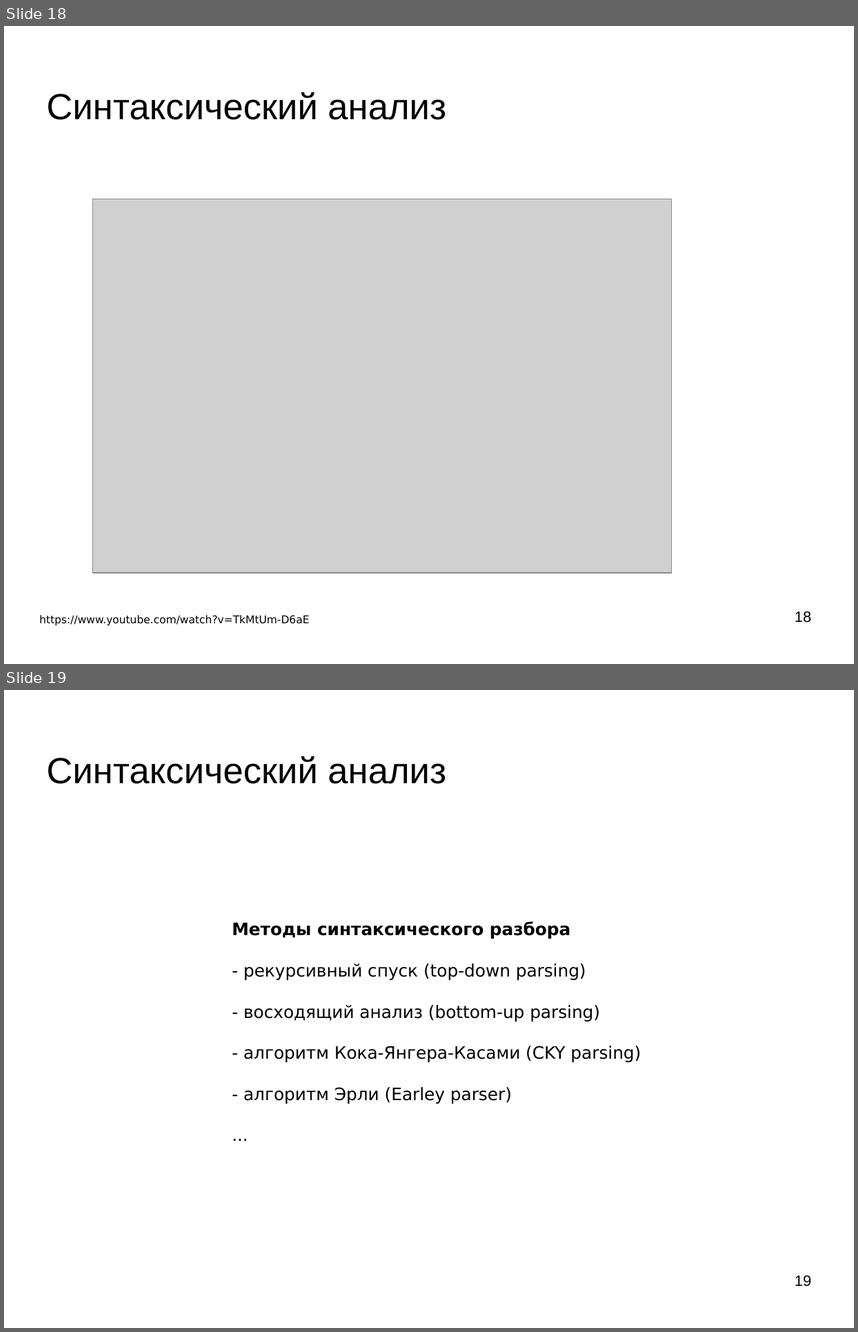
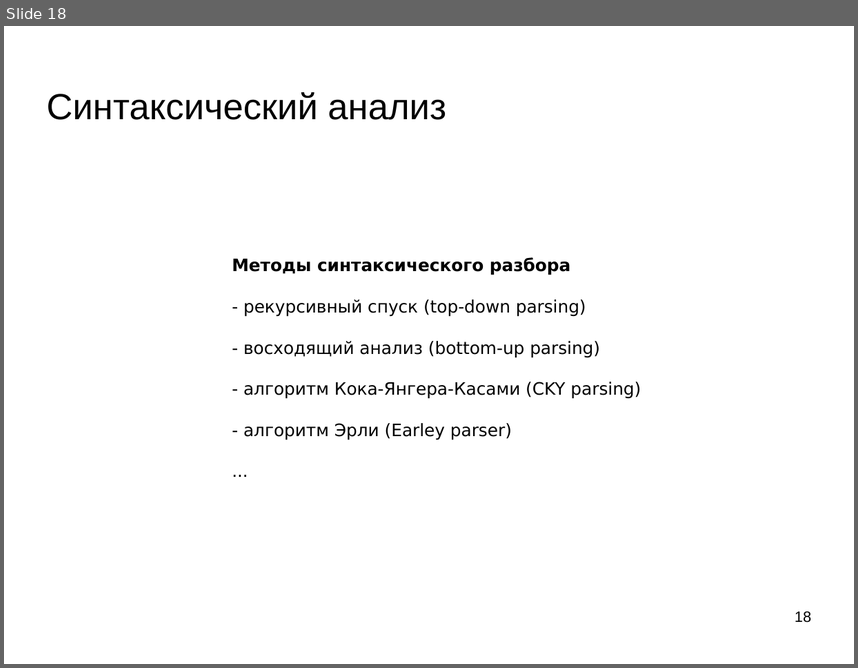
Before and after one commit to mechanoid5/ml_nlp_2024_I, a slide deck: 04-synt-grammar.odp. Shown one above the other, each under a label of ours: slides 18 and 19 before the commit, slide 18 after it. The pictures are 858x1332 and 858x668 pixels, drawn with LibreOffice and Linux fonts; fonts in the diff are those of the drawing; grey boxes stand for pictures; background and template pictures are left out. Boxes give left, top, right and bottom in pixels: in the first picture for what was removed or moved away, otherwise in the second. Text is boxed around its words. In the diff, an @@ line names an element or a change of style, - is before the commit and + after.

```diff
--- a/04-synt-grammar.odp
+++ b/04-synt-grammar.odp
@@ slide 18 removed at (4, 26, 854, 664), background picture (left out) @@
@@ title removed at (47, 92, 446, 120) @@
-Синтаксический анализ
@@ picture removed at (93, 198, 672, 572) @@
@@ text removed at (39, 615, 309, 626) @@
-https://www.youtube.com/watch?v=TkMtUm-D6aE
@@ page number removed at (795, 611, 811, 622) @@
-18
@@ what was slide 19 is now slide 18 @@
@@ page number at (795, 611, 811, 622): text changed @@
-19
+18
```
Also in this commit, not shown: 2 slides changed, 7 other files.
